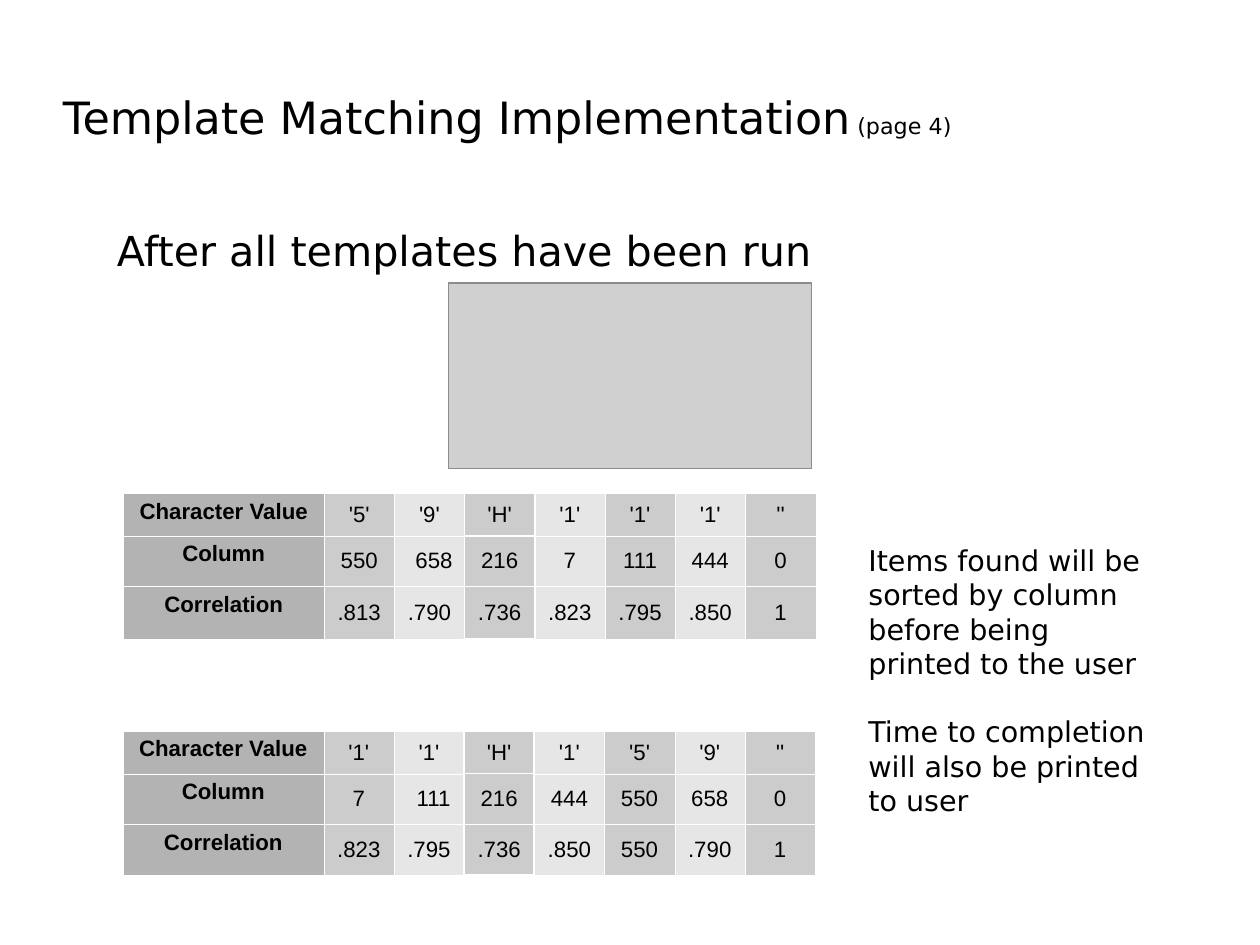
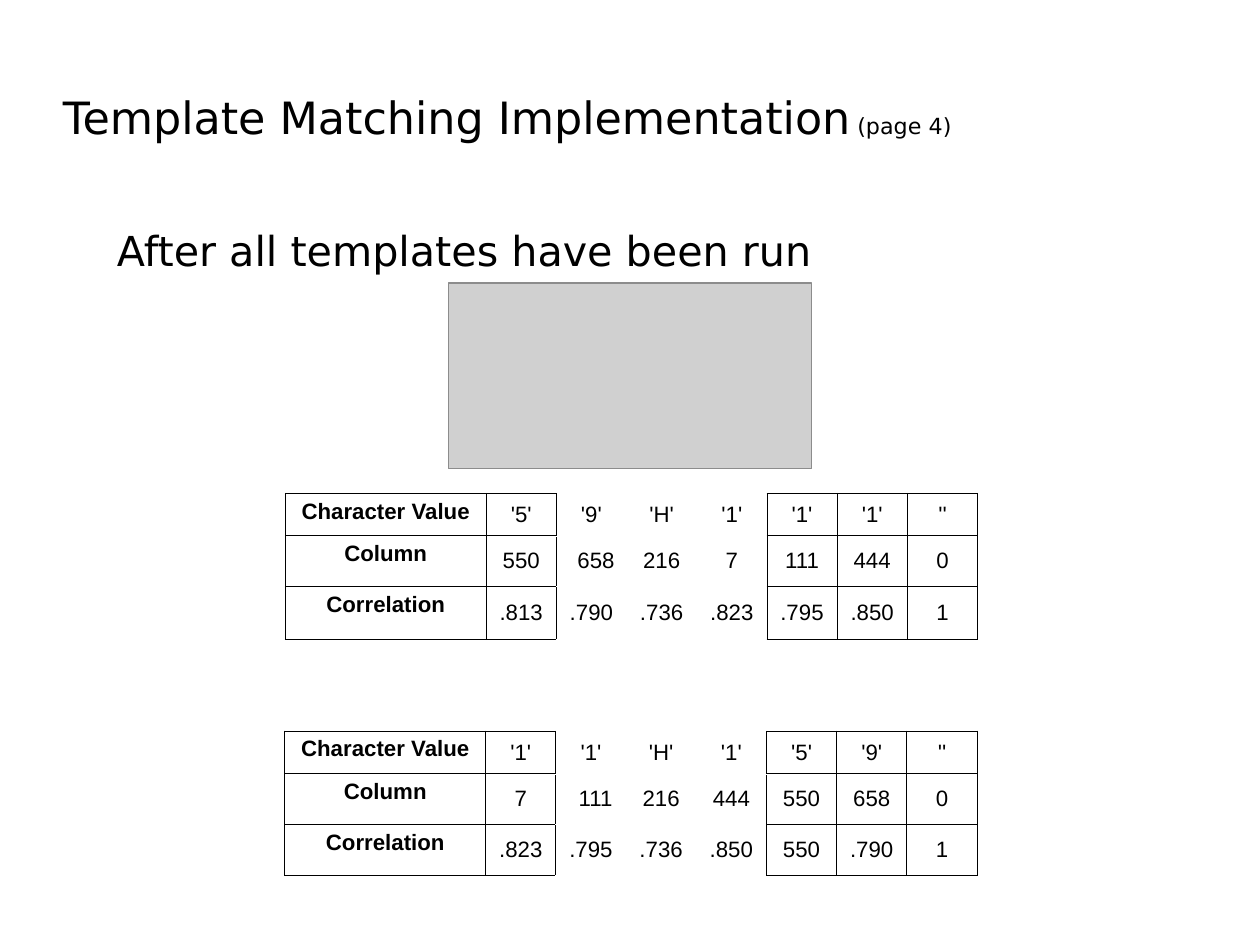
Before and after one commit to Luke-Meyer/dip_project, a slide deck: slide 8 of Presentation/License Plate Sequence Extraction.odp. Drawn at 1260x945 pixels with LibreOffice and Linux fonts; fonts in the diff are those of the drawing; grey boxes stand for pictures; background and template pictures are left out. Boxes give left, top, right and bottom in pixels: in the first picture for what was removed or moved away, otherwise in the second. Text is boxed around its words. In the diff, an @@ line names an element or a change of style, - is before the commit and + after.

```diff
--- a/Presentation/License Plate Sequence Extraction.odp
+++ b/Presentation/License Plate Sequence Extraction.odp
@@ table at [286,494,976,640] @@
@@ fill #B3B3B3 to none in 3 cells @@
@@ fill #CCCCCC to none in 12 cells @@
@@ fill #E6E6E6 to none in 9 cells @@
@@ borders changed @@
@@ table: place and size @@
-table at [123,494,814,640]
+table at [286,494,976,640]
@@ text removed at [868,549,1144,812] @@
-Items found will be sorted by column before being printed to the user
-Time to completion will also be printed to user
@@ table at [285,732,975,876] @@
@@ fill #B3B3B3 to none in 3 cells @@
@@ fill #CCCCCC to none in 12 cells @@
@@ fill #E6E6E6 to none in 9 cells @@
@@ borders changed @@
@@ table: place and size @@
-table at [123,732,814,876]
+table at [285,732,975,876]
```
Also in this commit, not shown: 9 other slides changed, 3 slides added, 2 slides removed, 1 other file.
